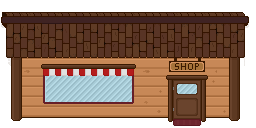
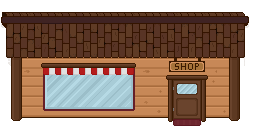
The second 256x128 image is a revision of the first. Changes to its layers:
painted on "ShopDecor" over (x1=41, y1=63, x2=136, y2=76)
painted on "Window" over (x1=43, y1=63, x2=135, y2=111)
